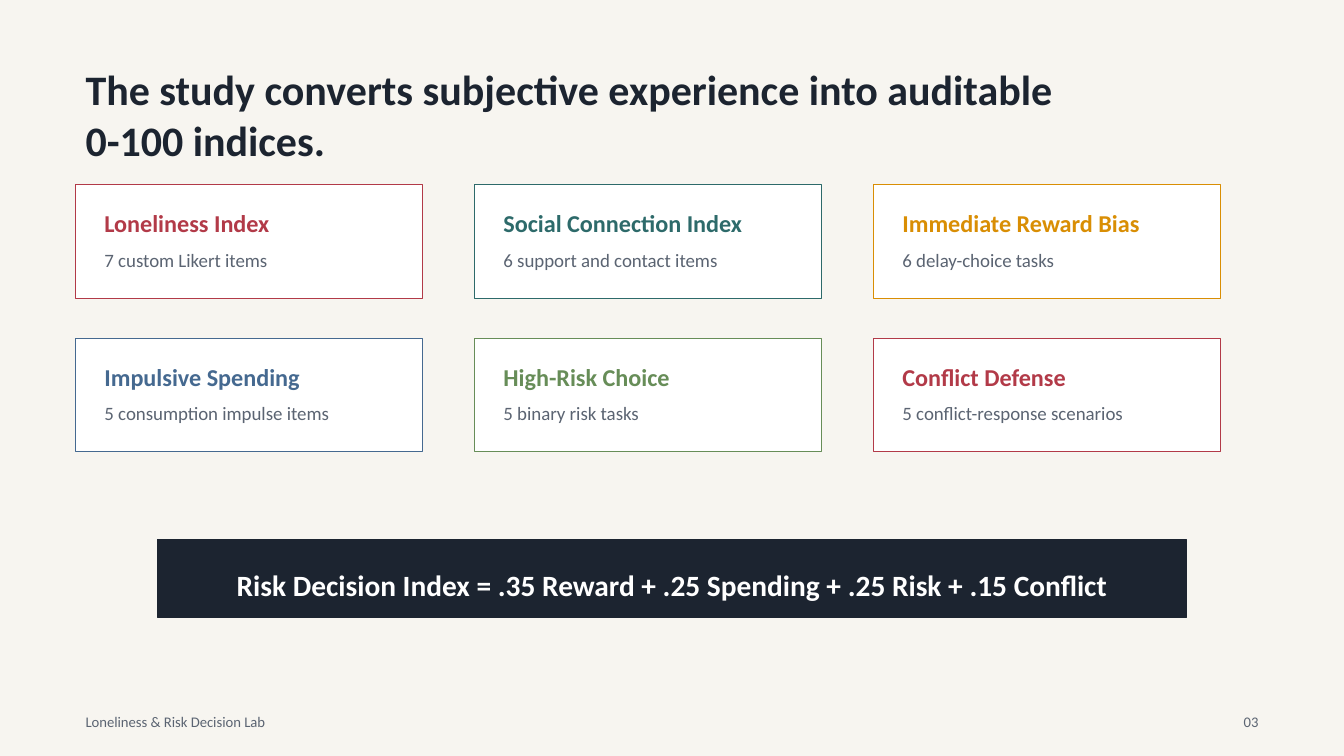
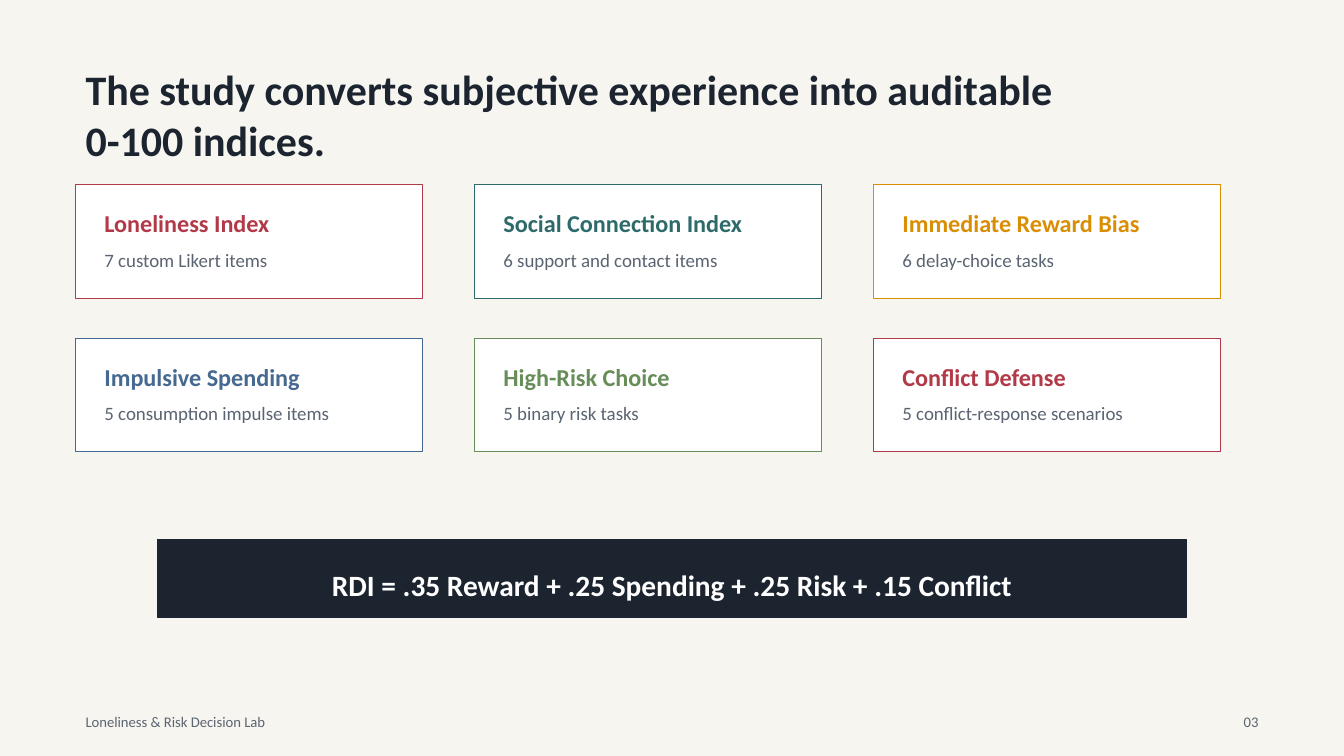
Before and after one commit to haobosun940-crypto/loneliness-risk-decision-lab, a slide deck: slide 3 of outputs/loneliness_risk_research_deck.pptx. Drawn at 1344x756 pixels with LibreOffice and Linux fonts; fonts in the diff are those of the drawing. Boxes give left, top, right and bottom in pixels: in the first picture for what was removed or moved away, otherwise in the second. Text is boxed around its words. In the diff, an @@ line names an element or a change of style, - is before the commit and + after.

```diff
--- a/outputs/loneliness_risk_research_deck.pptx
+++ b/outputs/loneliness_risk_research_deck.pptx
@@ text at box(332, 575, 1012, 601): text changed @@
-Risk Decision Index = .35 Reward + .25 Spending + .25 Risk + .15 Conflict
+RDI = .35 Reward + .25 Spending + .25 Risk + .15 Conflict
```
Also in this commit, not shown: 2 other slides changed, 1 slide added, 15 other files.
